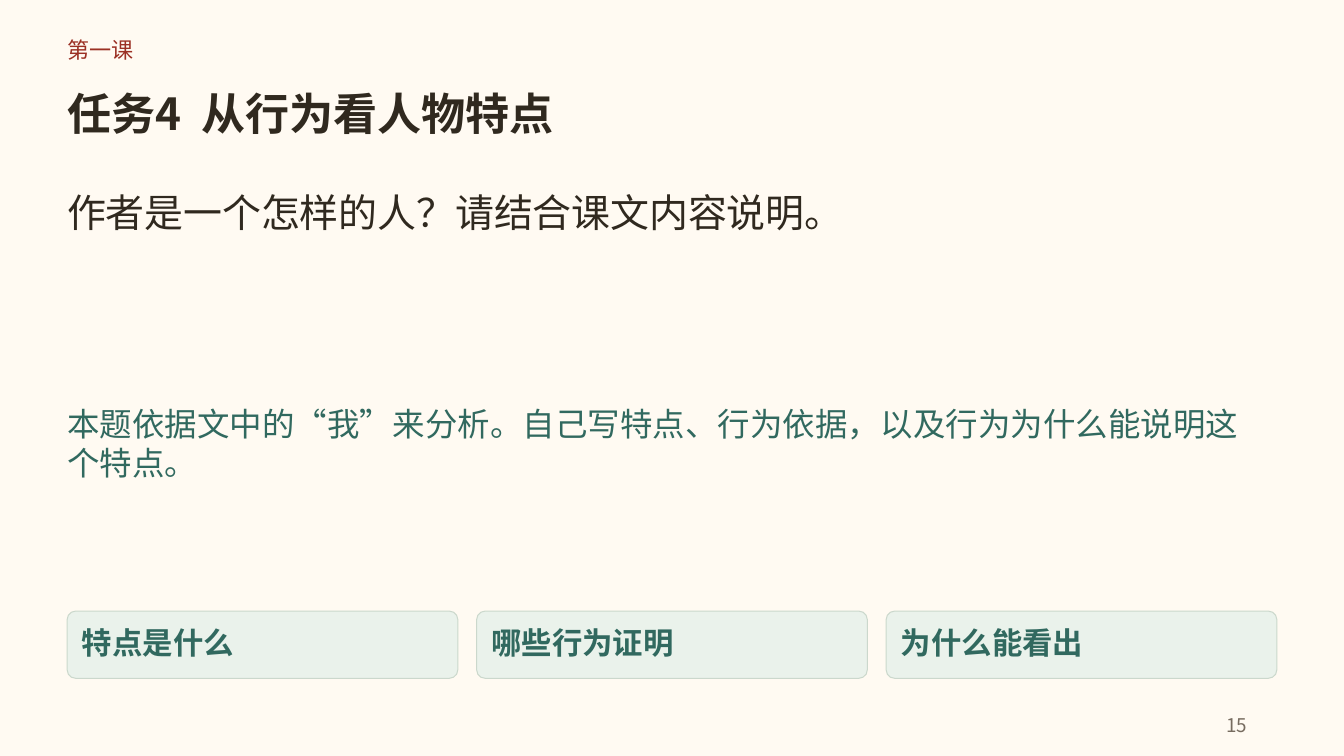
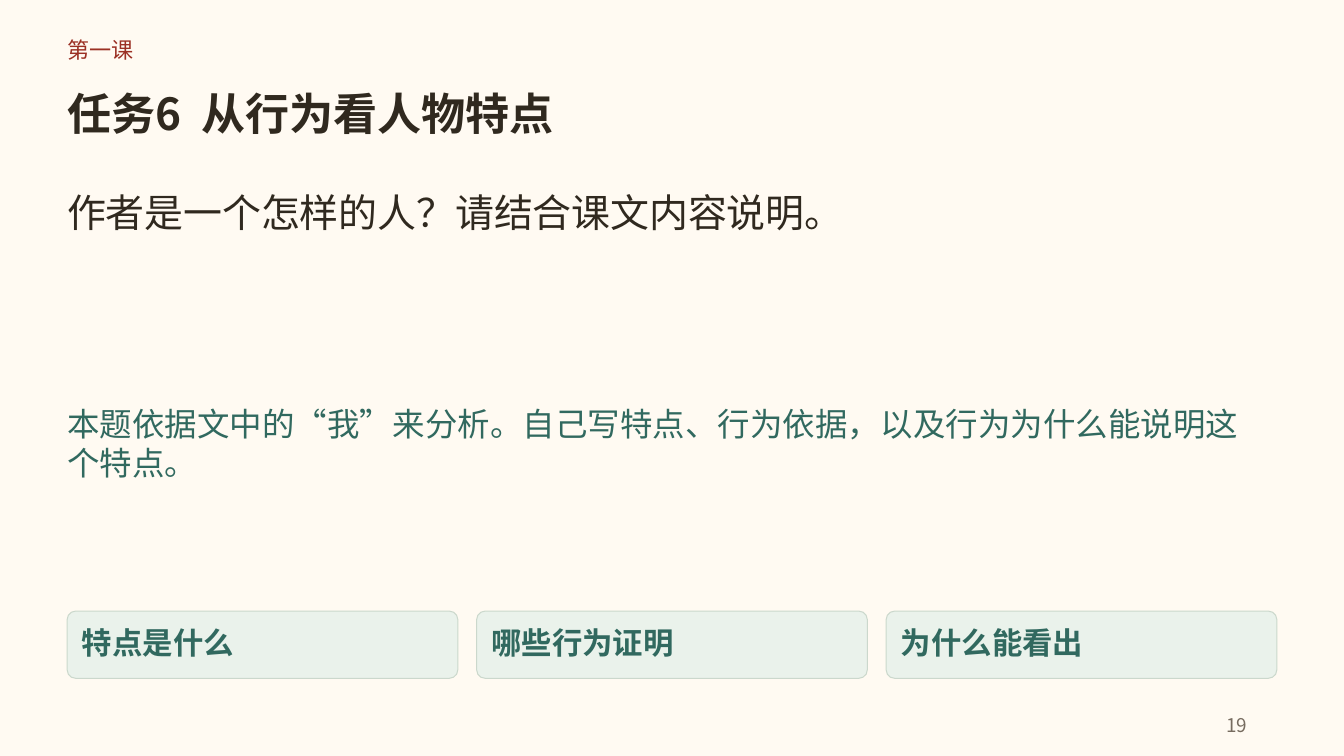
Before and after one commit to lf9675/huawentong-home, a slide deck: slide 19 of du/textbook/1hcl/unit2/tuanyuanfan/downloads/tuanyuanfan-teaching.pptx (slide 15 before the commit). Drawn at 1344x756 pixels with LibreOffice and Linux fonts; fonts in the diff are those of the drawing. Boxes give left, top, right and bottom in pixels: in the first picture for what was removed or moved away, otherwise in the second. Text is boxed around its words. In the diff, an @@ line names an element or a change of style, - is before the commit and + after.

```diff
--- a/du/textbook/1hcl/unit2/tuanyuanfan/downloads/tuanyuanfan-teaching.pptx
+++ b/du/textbook/1hcl/unit2/tuanyuanfan/downloads/tuanyuanfan-teaching.pptx
@@ text at (x1=67, y1=92, x2=553, y2=134): text changed @@
-任务4 从行为看人物特点
+任务6 从行为看人物特点
@@ text at (x1=1226, y1=718, x2=1247, y2=732): text changed @@
-15
+19
```
Also in this commit, not shown: 18 other slides changed, 5 slides added, 1 slide removed, 37 other files.
